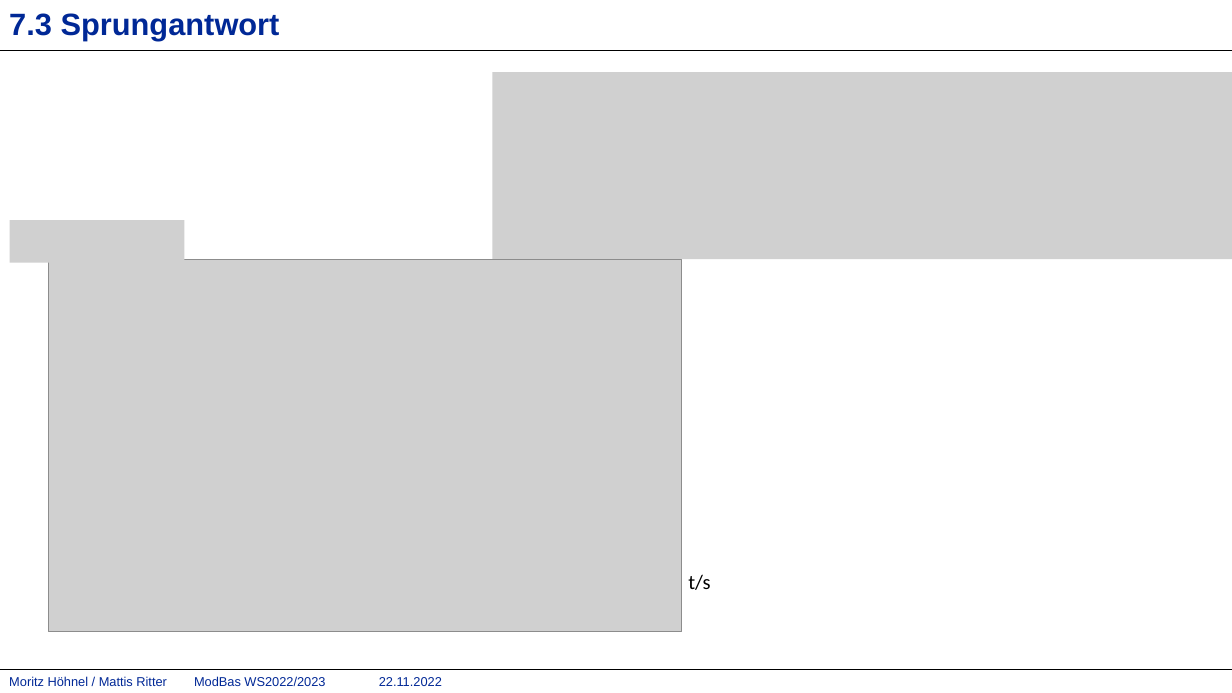
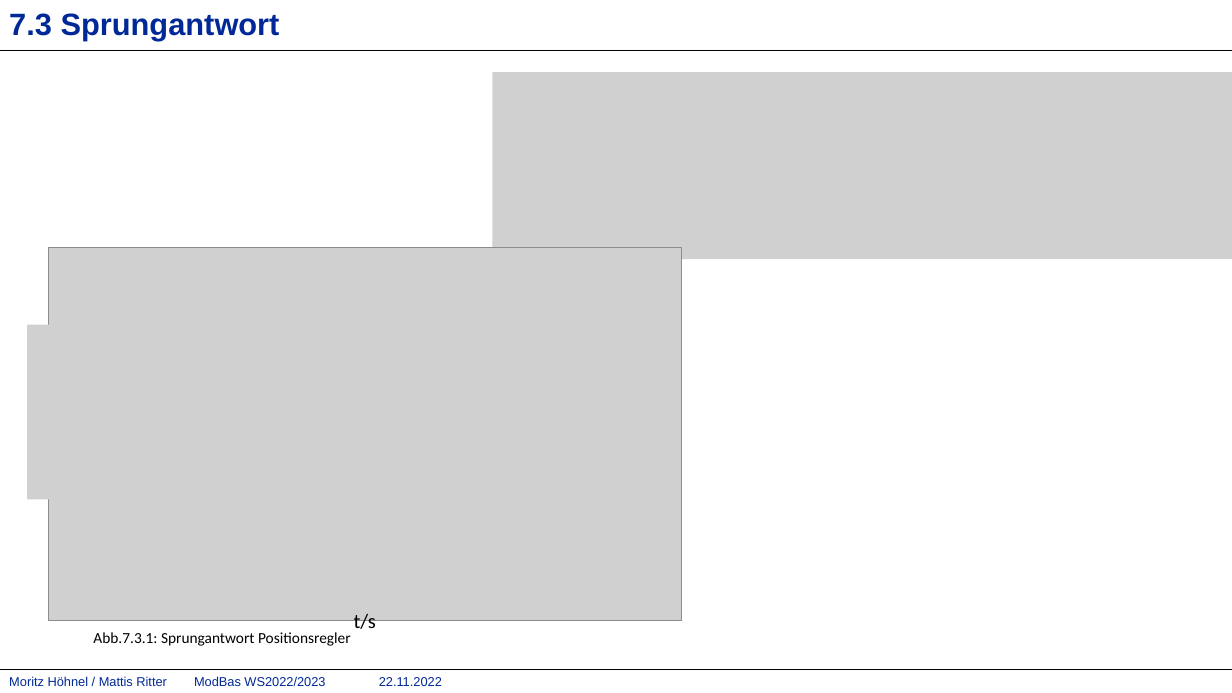
Before and after one commit to mattisritter/VerteilteSysteme, a slide deck: slide 14 of Modbas/Doku/ModBas.pptx. Drawn at 1232x693 pixels with LibreOffice and Linux fonts; fonts in the diff are those of the drawing; grey boxes stand for pictures; background and template pictures are left out. Boxes give left, top, right and bottom in pixels: in the first picture for what was removed or moved away, otherwise in the second. Text is boxed around its words. In the diff, an @@ line names an element or a change of style, - is before the commit and + after.

```diff
--- a/Modbas/Doku/ModBas.pptx
+++ b/Modbas/Doku/ModBas.pptx
@@ picture removed at [9,220,184,262] @@
@@ picture: place and size @@
-picture at [48,260,681,632]
+picture at [48,248,681,620]
@@ picture added at [27,325,70,500] @@
@@ text "t/s" rewrapped from [688,574,710,590] to [354,613,376,633] @@
@@ text added at [93,632,351,646], 12 pt, text #000000 @@
+Abb.7.3.1: Sprungantwort Positionsregler
```
Also in this commit, not shown: 2 other slides changed, 6 other files.
